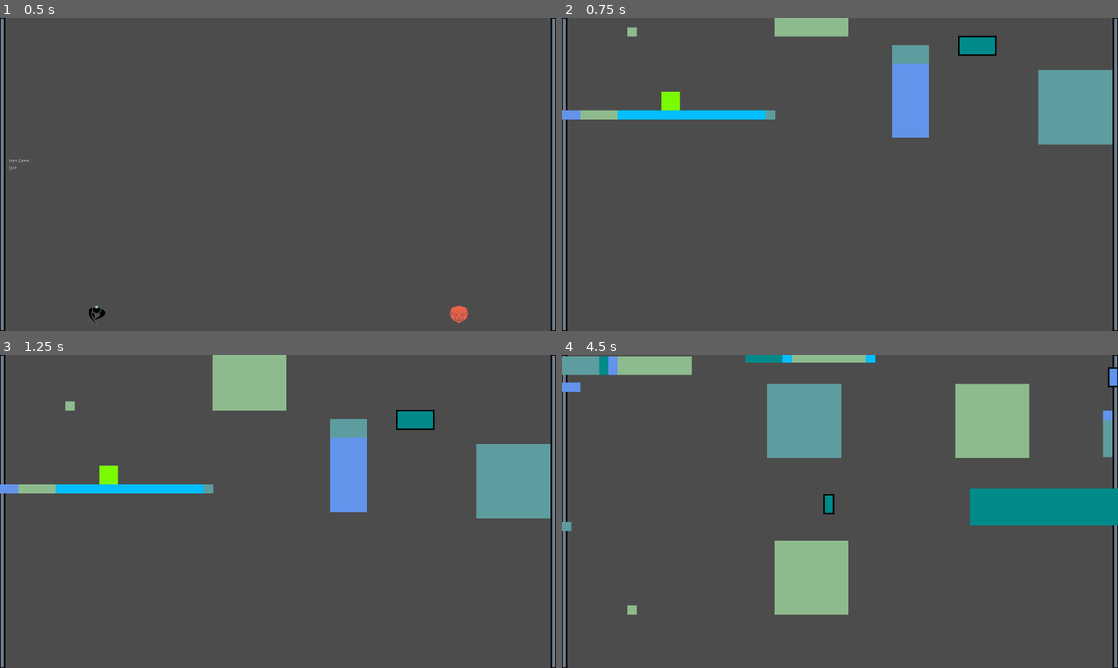
Above: before the commit, frames 1-4 (two rows, left to right).
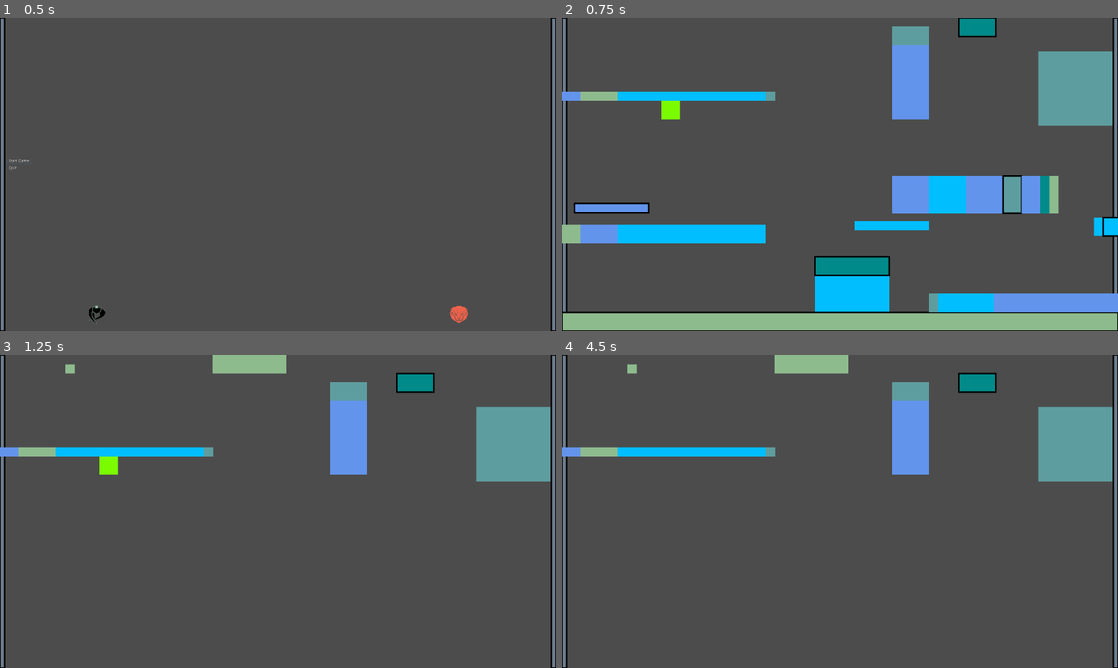
Above: after the commit, the same moments.

Repository: ObsidianBlk/GWJ47
Game: Godot game, scene res://World.tscn
Two runs of this game, one before a commit and one after it. Both use one fixed random seed, a clock stepped at 60 frames per second and the inputs below.
Inputs (mouse positions are in pixels of both pictures, inside the frame that each line leads up to):
- Up to frame 1 (0.5 s): no input
- Up to frame 2 (0.75 s): click "Start Game" at 0.5 s
- Up to frame 3 (1.25 s): no input
- Up to frame 4 (4.5 s): move the mouse to (962, 495) at 1.27 s; hold D (right) 1.28-2.03 s; hold Shift (dash) 1.28-2.03 s; click (962, 495) at 1.42 s; tap Space (jump) at 1.52, 2.27, 3.77 s; move the mouse to (728, 527) at 2.02 s; hold S (down) 2.03-2.78 s; tap Shift (dash) at 2.1, 3.6 s; move the mouse to (895, 442) at 2.77 s; hold D (right) 2.78-3.53 s; hold Shift (dash) 2.78-3.53 s; move the mouse to (812, 574) at 3.52 s; hold W (up) 3.53-4.28 s; click (812, 574) at 3.67 s; move the mouse to (1006, 558) at 4.27 s; hold A (left) from 4.28 s (still down); hold Shift (dash) from 4.28 s (still down)

Frame 1 is identical in both runs. In frame 2, 24% of the frame differs, in the area x 0-100%, y 0-100%; in frame 3, 10%; in frame 4, 22%.
Error after the commit: Invalid call. Nonexistent function 'randf' in base 'Nil'. (res://Objects/Orchestra/Orchestra.gd:116)

Commit message:
Player now has the ability to wall grab. Rewriting Orchestra's music generation (because I like wasting time). Created a RandomDistribution class.

Diff:
--- a/Actors/Player/Player.gd
+++ b/Actors/Player/Player.gd
@@ -10,7 +10,7 @@
 # -----------------------------------------------------------------------------
 # Constants and ENUMs
 # -----------------------------------------------------------------------------
-enum STATE {Idle=0, Moving=1, Air=2, Jump=3, Dash=4}
+enum STATE {Idle=0, Moving=1, WallGrab=2, Air=3, Jump=4, Dash=5}
 enum DASH {Charge=0, Release=1}
 
 # -----------------------------------------------------------------------------
@@ -53,6 +53,10 @@
 # -----------------------------------------------------------------------------
 onready var groundray_node : RayCast2D = $GroundRay
 onready var dashray_node : RayCast2D = $DashRay
+
+onready var wallgrab1_node : RayCast2D = $WallGrab1
+onready var wallgrab2_node : RayCast2D = $WallGrab2
+onready var wallgrab3_node : RayCast2D = $WallGrab3
 
 # -----------------------------------------------------------------------------
 # Setter / Getter
@@ -123,7 +127,7 @@
 			_HandleDashEvent(event)
 		STATE.Air, STATE.Dash:
 			_HandleDashEvent(event)
-		STATE.Jump:
+		STATE.Jump, STATE.WallGrab:
 			_HandleJumpEvents(event)
 
 
@@ -138,11 +142,19 @@
 	_UpdateStamina(stamina_regen * delta)
 	if _state == STATE.Dash:
 		_ProcessDash(delta)
+		# This exists just to keep collision going
+		move_and_slide_with_snap(Vector2.ZERO, Vector2.DOWN, Vector2.UP, true)
+	if _state == STATE.WallGrab:
+		pass
 	else:
+		_UpdateWallGrabs()
 		_ProcessVelocity_v(delta)
 		_ProcessVelocity_h(delta)
 		_velocity = move_and_slide_with_snap(_velocity, Vector2.DOWN, Vector2.UP, true)
 		_ProcessGroundRayStates()
+		if _state == STATE.Air:
+			if get_slide_count() > 0 and _IsWallGrabbing():
+				_state = STATE.WallGrab
 
 # -----------------------------------------------------------------------------
 # Private Methods
@@ -228,6 +240,16 @@
 		if _dash_state == DASH.Charge:
 			_dash_state = DASH.Release
 
+func _IsWallGrabbing() -> bool:
+	return wallgrab1_node.is_colliding() or wallgrab2_node.is_colliding() or wallgrab3_node.is_colliding()
+
+func _UpdateWallGrabs() -> void:
+	if abs(_direction.x) >= 0.0001:
+		var dist_x = sign(_direction.x) * (size.x + (size.x * 0.1))
+		wallgrab1_node.cast_to.x = dist_x
+		wallgrab2_node.cast_to.x = dist_x
+		wallgrab3_node.cast_to.x = dist_x
+
 func _UpdateDashRay() -> void:
 	if _direction.length_squared() <= 0.0:
 		dashray_node.cast_to = Vector2(0.01, 0.0)
--- a/Actors/Player/Player.tscn
+++ b/Actors/Player/Player.tscn
@@ -2,11 +2,11 @@
 
 [ext_resource path="res://Actors/Player/Player.gd" type="Script" id=1]
 
-[sub_resource type="CapsuleShape2D" id=1]
-radius = 32.0
-height = 0.0
+[sub_resource type="RectangleShape2D" id=1]
+extents = Vector2( 32, 32 )
 
 [node name="Player" type="KinematicBody2D"]
+collision_layer = 8
 script = ExtResource( 1 )
 
 [node name="CollisionShape2D" type="CollisionShape2D" parent="."]
@@ -19,3 +19,18 @@
 [node name="DashRay" type="RayCast2D" parent="."]
 enabled = true
 cast_to = Vector2( 0, 0 )
+collision_mask = 3
+
+[node name="WallGrab1" type="RayCast2D" parent="."]
+enabled = true
+cast_to = Vector2( 40, 0 )
+
+[node name="WallGrab2" type="RayCast2D" parent="."]
+position = Vector2( 0, 16 )
+enabled = true
+cast_to = Vector2( 40, 0 )
+
+[node name="WallGrab3" type="RayCast2D" parent="."]
+position = Vector2( 0, -16 )
+enabled = true
+cast_to = Vector2( 40, 0 )
--- a/Levels/Chunk/Chunk.gd
+++ b/Levels/Chunk/Chunk.gd
@@ -224,15 +224,15 @@
 		var idx = _rng.randi_range(0, darr.size() - 1)
 		match darr[idx]:
 			0: # Basic Random Surface
-				print("Generating Basic Surface")
+				#print("Generating Basic Surface")
 				var ssize = _RandomSurfaceSize(player_size)
 				_GenerateSurface(_RandomPosition(region, ssize), ssize, true)
 			1: # Basic Random Surface (Width Dominant)
-				print("Generating Basic Surface (Width Dominant)")
+				#print("Generating Basic Surface (Width Dominant)")
 				var ssize = _RandomSurfaceSize(player_size, true)
 				_GenerateSurface(_RandomPosition(region, ssize), ssize, true)
 			2: # Segmented Platform
-				print("Generating Segmented PLatform")
+				#print("Generating Segmented PLatform")
 				var segments : Array = []
 				var segheight : float = 0.0
 				for _n in range(_rng.randi_range(2, 8)):
@@ -242,7 +242,7 @@
 					segments.append(size.x)
 				_GenerateSegmentedPlatform(_RandomPosition(region, Vector2(segheight, segheight)), segments, segheight)
 			3: # Segmented Wall
-				print("Generating Segmented Wall")
+				#print("Generating Segmented Wall")
 				var segments : Array = []
 				var segwidth : float = 0.0
 				for _n in range(_rng.randi_range(2, 8)):
@@ -252,7 +252,7 @@
 					segments.append(size.y)
 				_GenerateSegmentedWall(_RandomPosition(region, Vector2(segwidth, segwidth)), segwidth, segments)
 			4: # Stairs
-				print("Generating Stairs")
+				#print("Generating Stairs")
 				var steps : int = _rng.randi_range(2, 8)
 				var dir : Vector2 = Vector2(
 					1 if _rng.randf() < 0.5 else -1,
--- a/Objects/Orchestra/Orchestra.gd
+++ b/Objects/Orchestra/Orchestra.gd
@@ -47,14 +47,15 @@
 export (SCALE) var scale : int = SCALE.Major
 export var beats_per_minute : int = 120					setget set_beats_per_minute
 export var beats_per_bar : int = 4						setget set_beats_per_bar
-export var bars_per_measure : int = 4					setget set_bars_per_measure
 
 
 # -----------------------------------------------------------------------------
 # Variables
 # -----------------------------------------------------------------------------
 var _rng : RandomNumberGenerator = null
-var _beat_duration : float = 0.0
+var _note_distribution : RandomDistribution = null
+var _note_16th_duration : float = 0.0
+var _beat_tracker : int = 0
 
 var _measures : Array = []
 var _arrangement : Array = []
@@ -79,6 +80,7 @@
 		_rng = RandomNumberGenerator.new()
 	rng_seed = s
 	_rng.seed = rng_seed
+	_UpdateNoteDistribution(true)
 
 func set_scale(s : int) -> void:
 	if SCALE.values().find(s) >= 0:
@@ -87,15 +89,13 @@
 func set_beats_per_minute(bpm : int) -> void:
 	if bpm > 0:
 		beats_per_minute = bpm
-		_beat_duration = 60.0 / float(bpm)
+		_note_16th_duration = (60.0 / float(bpm)) * .25 # Length of a 16th note
+		_UpdateNoteDistribution()
 
 func set_beats_per_bar(bpb : int) -> void:
 	if bpb > 0 and bpb%2 == 0:
 		beats_per_bar = bpb
 
-func set_bars_per_measure(bpm : int) -> void:
-	if bpm > 0:
-		bars_per_measure = bpm
 
 # -----------------------------------------------------------------------------
 # Override Methods
@@ -111,107 +111,104 @@
 # -----------------------------------------------------------------------------
 # Private Methods
 # -----------------------------------------------------------------------------
-func _GetScaleShift(amount : int, dir : int = 0) -> int:
+func _UpdateNoteDistribution(update_seed : bool = false) -> void:
+	if _note_distribution == null:
+		_note_distribution = RandomDistribution.new(_rng.randf() * 10000.0)
+	elif update_seed:
+		_note_distribution.set_seed(_rng.randf() * 10000.0)
+		return
+
+	var dist : Array = [0.05, 0.1, 0.8, 0.05, 0.02]
+	if beats_per_minute >= 90 and beats_per_minute < 150:
+		dist = [0.1, 0.2, 0.6, 0.02, 0.0]
+	elif beats_per_minute >= 150:
+		dist = [0.15, 0.35, 0.9, 0.0, 0.0]
+
+	_note_distribution.set_items([
+		1, dist[0],
+		2, dist[1],
+		4, dist[2],
+		8, dist[3],
+		16, dist[4]
+	])
+	_note_distribution.precalculate()
+
+
+
+func _ScaledNotes() -> Dictionary:
 	var nscale : Array = SCALEDATA[scale]
-	var shift : int = 0
-	var from : int = 0 if dir >= 0 else nscale.size() - 1
-	var to : int = 0 if dir < 0 else nscale.size() - 1
-
-	for idx in range(from, to, 1 if dir >= 0 else -1):
-		if shift + nscale[idx] > amount:
-			break
-		shift += nscale[idx]
-	return shift
-
-
-func _GenerateBarPattern() -> Array:
-	var pattern : Array = []
-	for beat in range(beats_per_bar):
-		pattern.append(0)
-
-	var up_beat_1: int = 0 if _rng.randf() < 0.98 else _rng.randi_range(0, int(float(beats_per_bar) * 0.25))
-	var up_beat_1_dir : int = -1 if _rng.randf() < 0.5 else 1
-	var up_beat_2: int = min(up_beat_1 + int(beats_per_bar * 0.5), beats_per_bar - 1)
-	var up_beat_2_dir : int = -1 if _rng.randf() < 0.5 else 1
-
-	pattern[up_beat_1] = _GetScaleShift(_rng.randi_range(0, 4), -up_beat_1_dir)
-	pattern[up_beat_2] = _GetScaleShift(_rng.randi_range(0, 4), -up_beat_2_dir)
-
-	for beat in range(beats_per_bar):
-		if beat > up_beat_1 and beat < up_beat_2:
-			var dir : int = up_beat_1_dir if _rng.randf() > 0.8 else -up_beat_1_dir
-			pattern[beat] = 1.0 + (dir * (_GetScaleShift(_rng.randi_range(0, 4), dir) / 12.0))
-		if beat > up_beat_2:
-			var dir : int = up_beat_2_dir if _rng.randf() > 0.8 else -up_beat_2_dir
-			pattern[beat] = 1.0 + (dir * (_GetScaleShift(_rng.randi_range(0, 4), up_beat_2_dir) / 12.0))
-
-	print("Bar Pattern: ", pattern)
-	return pattern
-
-func _BuildDistNoteArray(size : int, notes : Array, dist : Array) -> Array:
-	var res : Array = []
-	for n in range(notes.size()):
-		if n >= dist.size():
-			break
-		var count = size * dist[n]
-		for _i in range(count):
-			res.append(notes[n])
-		if res.size() >= size:
-			break
-	return res
-
-func _GetNoteLength(last_note_length : int) -> int:
-	var notes : Array = []
-	notes.append(beats_per_bar)
-	for div in [2,4,8,16]:
-		var note = beats_per_bar / div
-		if note > 0:
-			notes.append(note)
+	var notes = {
+		"scale":[],
+		"origin":0
+	}
+	var total_notes : float = 14.0
+
+	notes.scale.append(1.0)
+	var cur_note : float = 0.0
+	for i in range(nscale.size() - 1, 0, -1):
+		cur_note += float(nscale[i])
+		notes.scale.push_front(1.0 - (cur_note / total_notes))
+
+	notes.origin = notes.scale.size() - 1
+	cur_note = 0.0
+	for i in range(nscale.size()):
+		cur_note += float(nscale[i])
+		notes.scale.append(1.0 + (cur_note / total_notes))
+
+	return notes
+
+func _GetNoteLength(last_length : int, entries : int, on_beat : bool = true) -> int:
+	if not on_beat:
+		if _rng.randf() < 0.98:
+			return last_length
+
+	var rd : RandomDistribution = RandomDistribution.new(_rng.randf() * 10000.0, [
+		1, 0.0,
+		2, 0.0,
+		4, 0.0,
+		8, 0.0,
+		16, 0.0,
+	])
+
+	var dist : Array = [0.02, 0.1, 0.85, 0.98, 1.0]
+	if beats_per_minute >= 90 and beats_per_minute < 150:
+		dist = [0.1, 0.3, 0.96, 0.98, 0.0]
+	elif beats_per_minute >= 150:
+		dist = [0.15, 0.35, 0.9, 0.0, 0.0]
 
 	var r : float = _rng.randf()
-	if beats_per_minute < 90: # Threshold for "calm" music
-		if last_note_length == 0 or r > 0.7:
-			var notedist : Array = _BuildDistNoteArray(20, notes, [0.1, 0.3, 0.5, 0.05, 0.05])
-			var idx = _rng.randi_range(0, notedist.size()-1)
-			return notedist[idx]
-	elif beats_per_minute >= 90 and beats_per_minute < 150: # Threshold for "rock" music
-		if last_note_length == 0 or r > 0.6:
-			var notedist : Array = _BuildDistNoteArray(20, notes, [0.05, 0.1, 0.6, 0.2, 0.05])
-			var idx = _rng.randi_range(0, notedist.size()-1)
-			return notedist[idx]
-	else: # Everything else is really fast
-		if last_note_length == 0 or r > 0.6:
-			var notedist : Array = _BuildDistNoteArray(20, notes, [0.01, 0.14, 0.5, 0.2, 0.15])
-			var idx = _rng.randi_range(0, notedist.size()-1)
-			return notedist[idx]
-	return last_note_length # We'll probably use the same note length often.
+	if r < dist[0] and entries >= 1:
+		return 1
+	elif r < dist[1] and entries >= 2:
+		return 2
+	elif r < dist[2] and entries >= 4:
+		return 4
+	elif r < dist[3] and entries >= 8:
+		return 8
+	elif r < dist[4] and entries >= 16:
+		return 16
+
+	return 0
 
 func _GenerateMeasure() -> Dictionary:
 	var measure : Dictionary = {
-		"melody": [],
+		"melody":[]
 	}
 
-	var bars : Array = []
-	for b in bars_per_measure:
-		bars.append(_GenerateBarPattern())
-
-	var note_length = 0
-	var beats_past = 0
-	for bar in bars:
-		for scale in bar:
-			if note_length == beats_past:
-				note_length = _GetNoteLength(note_length)
-				beats_past = 1
-				measure.melody.append({
-					"scale": scale,
-				})
-			else:
-				beats_past += 1
-				measure.melody.append({
-					"dur": note_length - beats_past
-				})
-		note_length = 0
-		beats_past = 0
+	var num_entires : int = beats_per_bar * 4 # total number of 1/16th notes allowed.
+	var beat_count : int = 1
+	var length : int = 0
+	var last_length : int = 0
+	for e in range(num_entires):
+		if length <= 0:
+			length = _GetNoteLength(last_length, num_entires - e, beat_count == 1)
+			last_length = length
+
+			measure.melody.append({
+				"scale":0.0
+			})
+		length -= 1
+		beat_count += 1 if beat_count < 4 else -3
 
 	return measure
 
@@ -299,7 +296,9 @@
 func _on_heartbeat() -> void:
 	if not _playing or _paused:
 		return
-	emit_signal("beat")
+	_beat_tracker += 1
+	if _beat_tracker == 4: # There are 4 16th notes in a beat.
+		emit_signal("beat")
 #	var measure : Dictionary = _measures[_arrangement[_aidx]]
 #	var note = measure.melody[_midx]
 #	if note != null and "scale" in note:
@@ -312,5 +311,5 @@
 #		if _aidx >= _arrangement.size():
 #			_aidx = 0
 
-	_timer.start(_beat_duration)
+	_timer.start(_note_16th_duration)
 #	_sub_beat_timer.start(_beat_duration * 0.9)
--- a/Objects/Orchestra/Orchestra.tscn
+++ b/Objects/Orchestra/Orchestra.tscn
@@ -12,10 +12,10 @@
 
 [node name="Melody_1" type="AudioStreamPlayer" parent="."]
 stream = ExtResource( 2 )
-bus = "Music"
+bus = "Orchestra"
 
 [node name="Melody_2" type="AudioStreamPlayer" parent="."]
-bus = "Music"
+bus = "Orchestra"
 
 [node name="Melody_3" type="AudioStreamPlayer" parent="."]
-bus = "Music"
+bus = "Orchestra"
--- /dev/null
+++ b/Scripts/RandomDistribution.gd
@@ -0,0 +1,113 @@
+extends Object
+class_name RandomDistribution
+
+
+# -----------------------------------------------------------------------------
+# Variables
+# -----------------------------------------------------------------------------
+var _seed : float = 0.0
+var _items : Array = []
+var _total_weight : float = 0.0
+var _dirty : bool = true
+
+var _rng : RandomNumberGenerator = null
+
+# -----------------------------------------------------------------------------
+# Override Methods
+# -----------------------------------------------------------------------------
+func _init(rng_seed : float = 0.0, items : Array = []) -> void:
+	_seed = rng_seed
+	_rng = RandomNumberGenerator.new()
+	_rng.seed = _seed
+	add_items(items)
+
+# -----------------------------------------------------------------------------
+# Public Methods
+# -----------------------------------------------------------------------------
+func item_count() -> int:
+	return _items.size()
+
+func item_chance(idx : int) -> float:
+	if _dirty:
+		precalculate()
+
+	if idx >= 0 and idx < _items.size():
+		return _items[idx].chance
+	return 0.0
+
+func item_value(idx : int):
+	if idx >= 0 and idx < _items.size():
+		return _items[idx].value
+	return null
+
+func item_weight(idx : int) -> float:
+	if idx >= 0 and idx < _items.size():
+		return _items[idx].weight
+	return 0.0
+
+func add_item(value, weight : float) -> int:
+	# Appends the given item to the distribution list.
+	if weight < 0.0:
+		printerr("Weight expected to be a value greater than 0.0")
+		return ERR_PARAMETER_RANGE_ERROR
+
+	_items.append({
+		"value":value,
+		"weight":weight,
+		"chance": 0.0
+	})
+
+	_total_weight += weight
+	_dirty = true
+
+	return OK
+
+func add_items(items : Array) -> int:
+	# Appends items to the distribution list
+	# <items> expected to be in the form [<item_value_1>, <item_weight_1>, ...]
+	var value = null
+	for item in items:
+		if value == null:
+			value = item
+		else:
+			var res : int = add_item(value, item)
+			if res != OK:
+				return res
+			value = null
+
+	return OK
+
+
+func set_items(items : Array) -> void:
+	# Clears previous distribution and starts a new distribution with the given items
+	# <items> expected to be in the form [<item_val_1>, <item_weight_1>, ...]
+	clear()
+	add_items(items)
+
+func set_seed(rng_seed : float) -> void:
+	_seed = rng_seed
+	_rng.seed = _seed
+
+func clear() -> void:
+	_items.clear()
+	_total_weight = 0.0
+	_dirty = true
+
+func reset() -> void:
+	_rng.seed = _seed
+
+func precalculate() -> void:
+	var accum : float = 0.0
+	for item in _items:
+		accum += item.weight
+		item.chance = accum / _total_weight
+	_dirty = false
+
+func randv():
+	if _dirty:
+		precalculate()
+	var r = _rng.randf()
+	for item in _items:
+		if item.chance > r:
+			return item.value
+	return null
--- a/default_bus_layout.tres
+++ b/default_bus_layout.tres
@@ -13,3 +13,9 @@
 bus/2/bypass_fx = false
 bus/2/volume_db = 0.0
 bus/2/send = "Master"
+bus/3/name = "Orchestra"
+bus/3/solo = false
+bus/3/mute = false
+bus/3/bypass_fx = false
+bus/3/volume_db = 0.0
+bus/3/send = "Music"
--- a/project.godot
+++ b/project.godot
@@ -13,9 +13,15 @@
 "class": "Chunk",
 "language": "GDScript",
 "path": "res://Levels/Chunk/Chunk.gd"
+}, {
+"base": "Object",
+"class": "RandomDistribution",
+"language": "GDScript",
+"path": "res://Scripts/RandomDistribution.gd"
 } ]
 _global_script_class_icons={
-"Chunk": ""
+"Chunk": "",
+"RandomDistribution": ""
 }
 
 [application]
